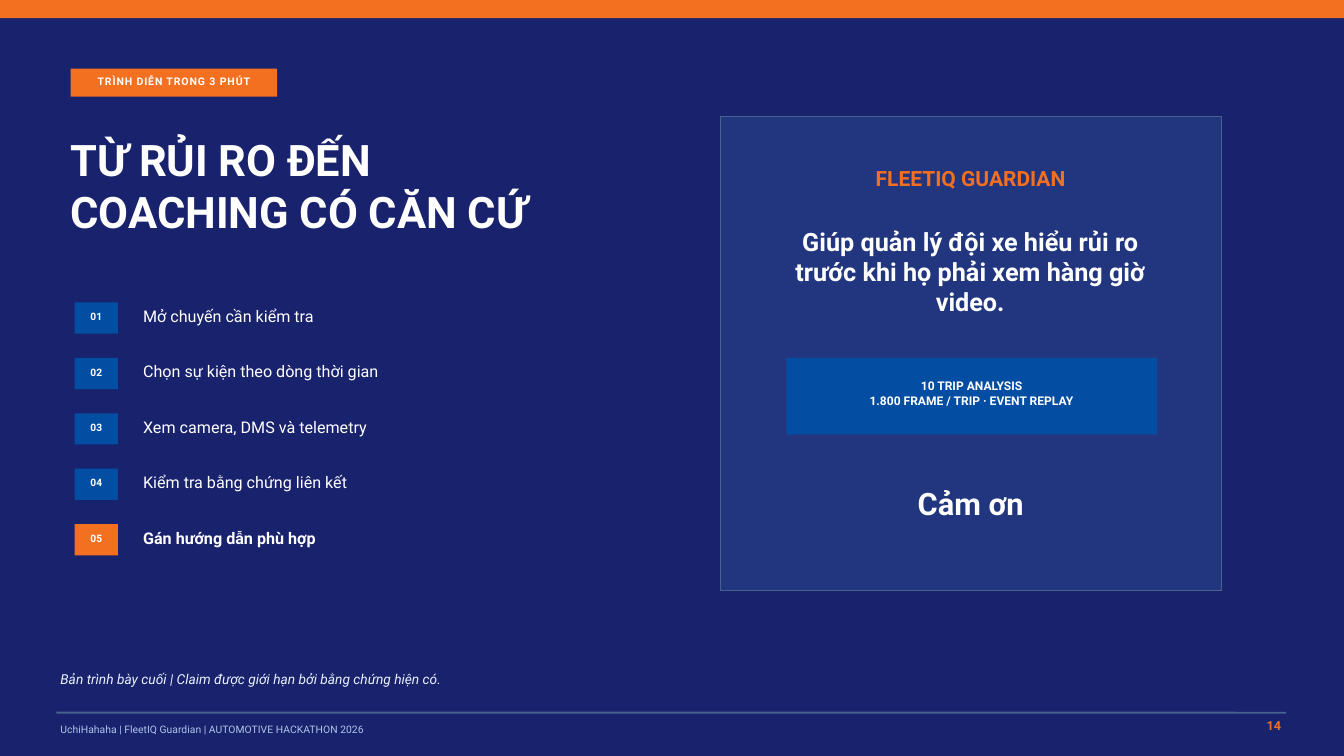
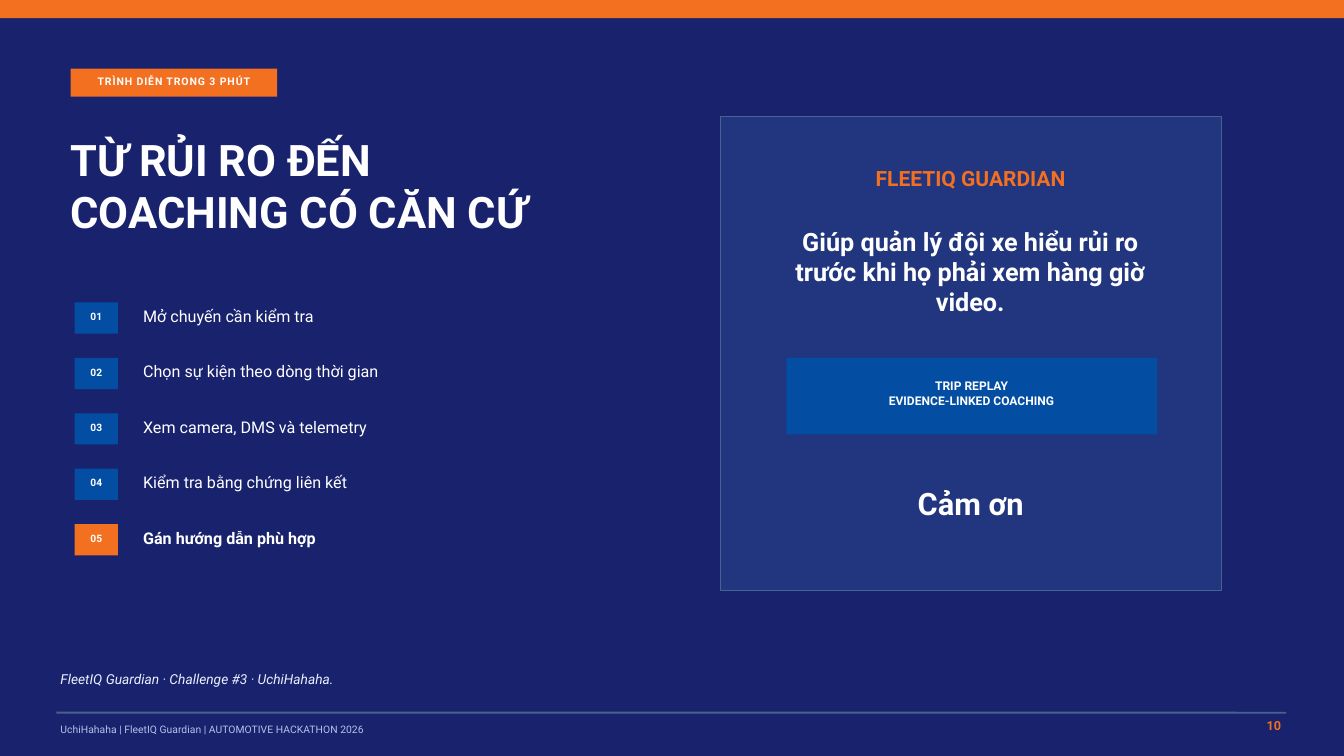
Before and after one commit to hminhphi/UchiHahahaFPTAutomotiveHackathon, a slide deck: slide 10 of docs/proposal/UchiHahaha_FleetIQGuardian_Final_Round2.pptx (slide 14 before the commit). Drawn at 1344x756 pixels with LibreOffice and Linux fonts; fonts in the diff are those of the drawing. Boxes give left, top, right and bottom in pixels: in the first picture for what was removed or moved away, otherwise in the second. Text is boxed around its words. In the diff, an @@ line names an element or a change of style, - is before the commit and + after.

```diff
--- a/docs/proposal/UchiHahaha_FleetIQGuardian_Final_Round2.pptx
+++ b/docs/proposal/UchiHahaha_FleetIQGuardian_Final_Round2.pptx
@@ text at [889, 381, 1054, 405]: text changed @@
-10 TRIP ANALYSIS
-1.800 FRAME / TRIP · EVENT REPLAY
+TRIP REPLAY
+EVIDENCE-LINKED COACHING
@@ text at [60, 673, 334, 687]: text changed @@
-Bản trình bày cuối | Claim được giới hạn bởi bằng chứng hiện có.
+FleetIQ Guardian · Challenge #3 · UchiHahaha.
@@ text at [1267, 721, 1281, 730]: text changed @@
-14
+10
```
Also in this commit, not shown: 9 other slides changed, 4 slides removed, 17 other files.
